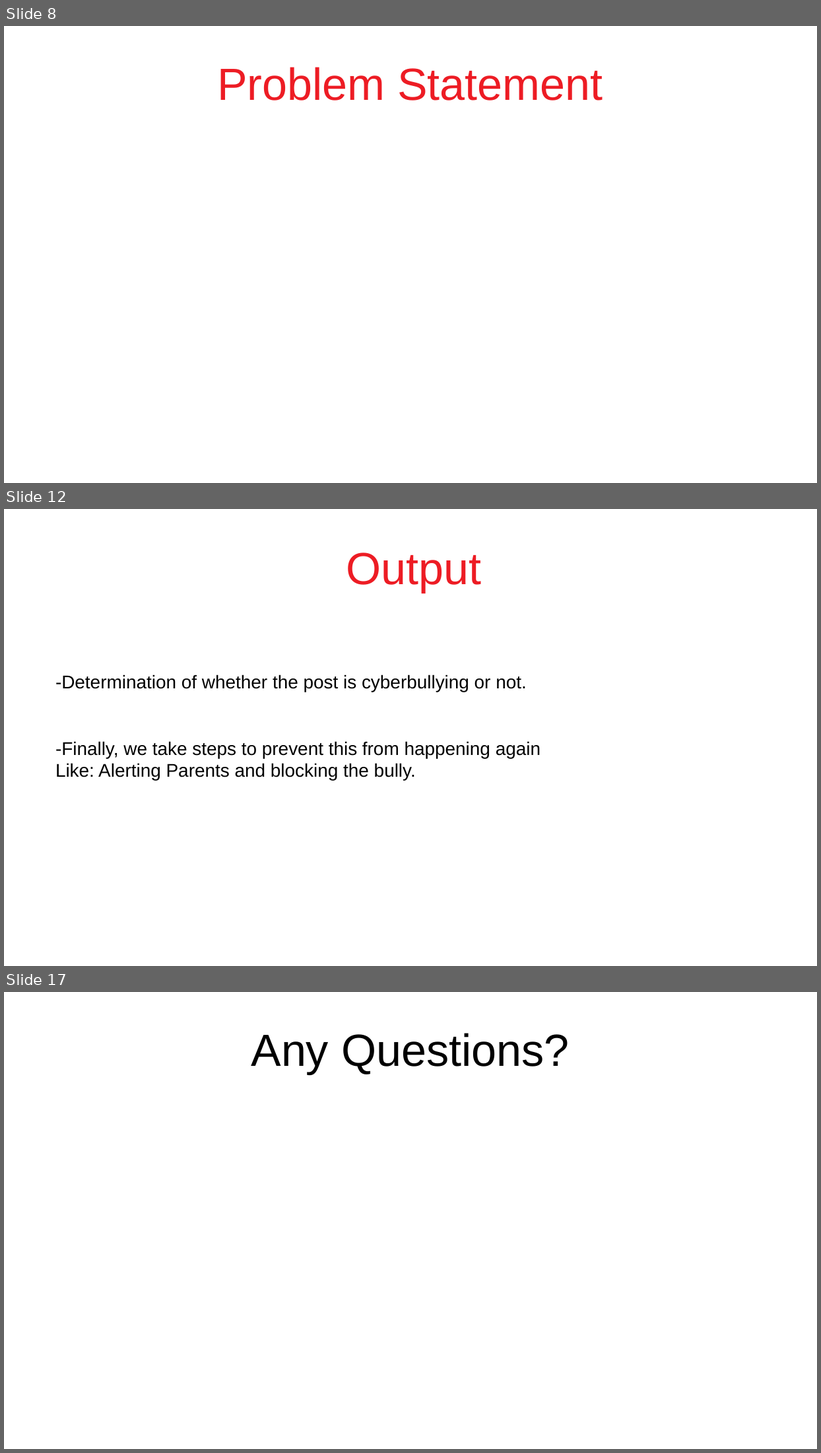
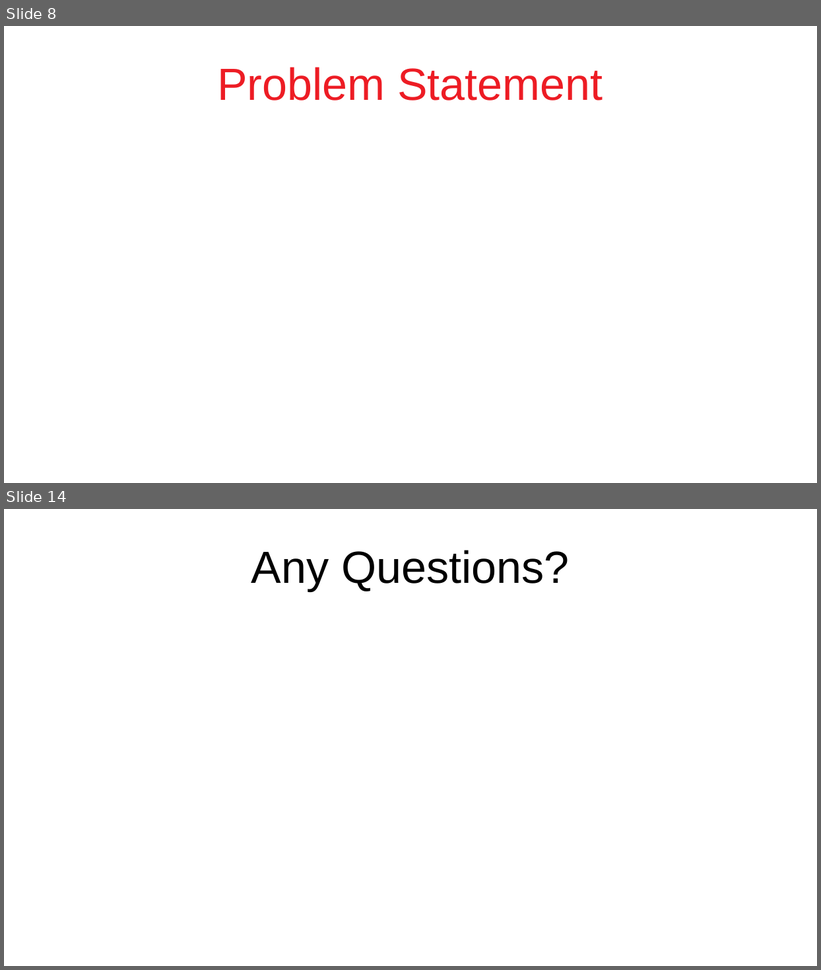
Before and after one commit to DevJohnIbrahim/SSM-GP, a slide deck: Graduation Proposal/Cyberbullypresentation.pptx. Shown one above the other, each under a label of ours: slides 8, 12 and 17 before the commit, slides 8 and 14 after it; the slides between them are not shown. The pictures are 821x1453 and 821x970 pixels, drawn with LibreOffice and Linux fonts; fonts in the diff are those of the drawing. Boxes give left, top, right and bottom in pixels: in the first picture for what was removed or moved away, otherwise in the second. Text is boxed around its words. In the diff, an @@ line names an element or a change of style, - is before the commit and + after.

```diff
--- a/Graduation Proposal/Cyberbullypresentation.pptx
+++ b/Graduation Proposal/Cyberbullypresentation.pptx
@@ slide 12 removed at <box>4,509,817,966</box>, background #FFFFFF @@
@@ text removed at <box>347,553,482,593</box> @@
-Output
@@ text removed at <box>55,675,527,692</box> @@
--Determination of whether the post is cyberbullying or not.
@@ text removed at <box>55,741,541,780</box> @@
--Finally, we take steps to prevent this from happening again Like: Alerting Parents and blocking the bully.
@@ what was slide 17 is now slide 14 @@
```
Also in this commit, not shown: 6 slides added, 8 other slides removed, 1 other file.
